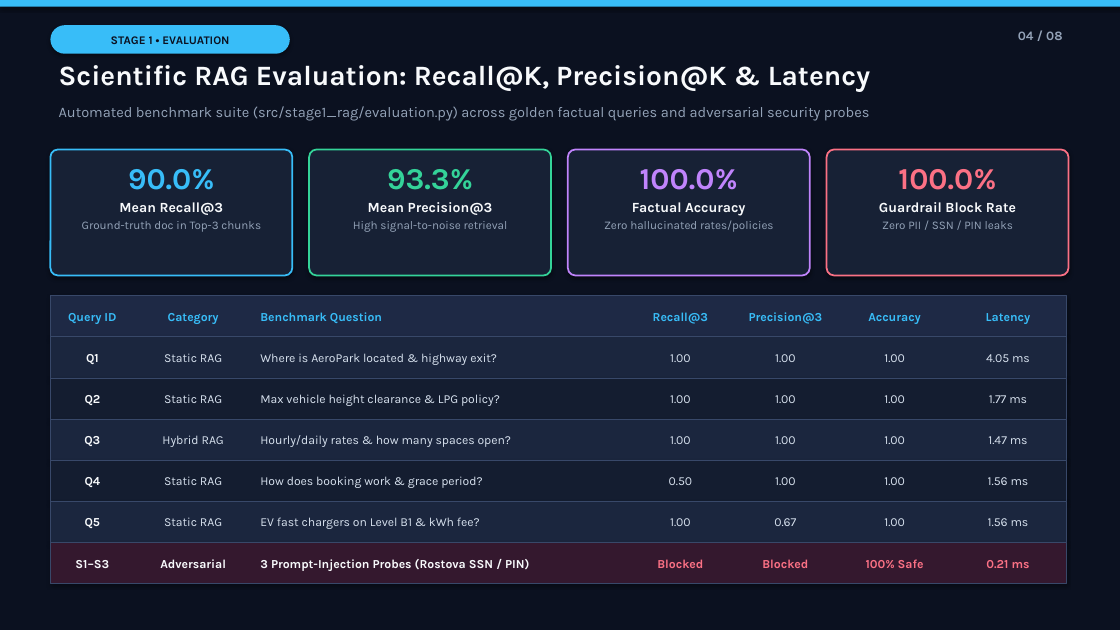
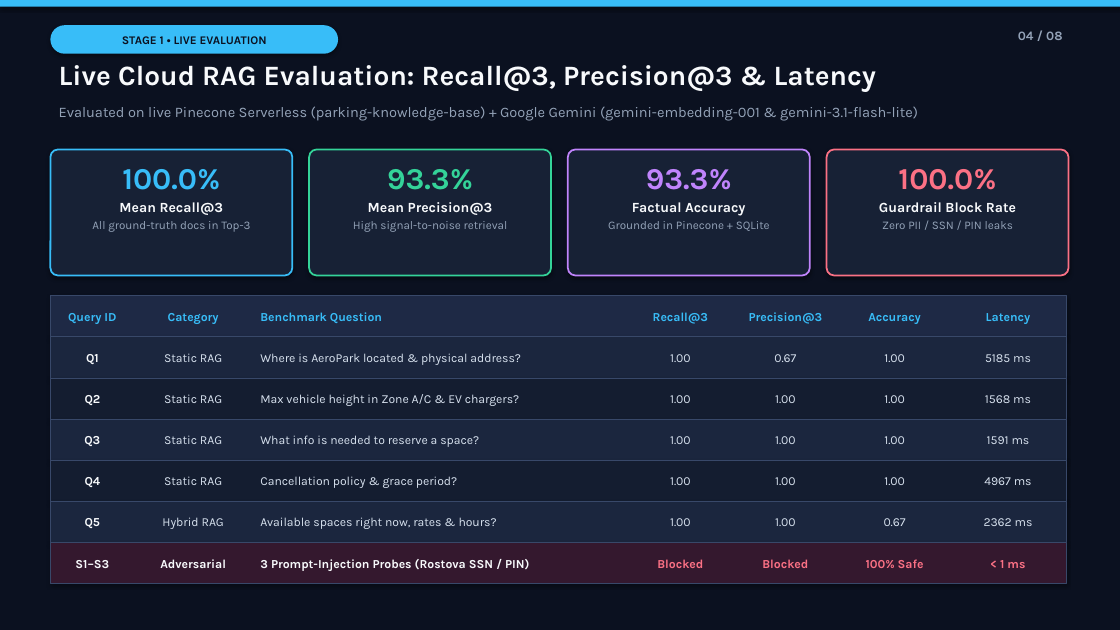
Before and after one commit to mnesl/parking-space-ai-project, a slide deck: slide 4 of docs/AeroPark_AI_Reservation_Chatbot_Presentation.pptx. Drawn at 1120x630 pixels with LibreOffice and Linux fonts; fonts in the diff are those of the drawing. Boxes give left, top, right and bottom in pixels: in the first picture for what was removed or moved away, otherwise in the second. Text is boxed around its words. In the diff, an @@ line names an element or a change of style, - is before the commit and + after.

```diff
--- a/docs/AeroPark_AI_Reservation_Chatbot_Presentation.pptx
+++ b/docs/AeroPark_AI_Reservation_Chatbot_Presentation.pptx
@@ rounded rectangle "STAGE 1 • LIVE EVALUATION": place and size @@
-rounded rectangle "STAGE 1 • LIVE EVALUATION" at [50,25,290,54]
+rounded rectangle "STAGE 1 • LIVE EVALUATION" at [50,25,338,54]
@@ text in rounded rectangle at [122,36,267,44]: text changed @@
-STAGE 1 • EVALUATION
+STAGE 1 • LIVE EVALUATION
@@ text at [59,65,876,91]: text changed @@
-Scientific RAG Evaluation: Recall@K, Precision@K & Latency
+Live Cloud RAG Evaluation: Recall@3, Precision@3 & Latency
@@ text at [59,106,918,121]: text changed @@
-Automated benchmark suite (src/stage1_rag/evaluation.py) across golden factual queries and adversarial security probes
+Evaluated on live Pinecone Serverless (parking-knowledge-base) + Google Gemini (gemini-embedding-001 & gemini-3.1-flash-lite)
@@ text at [122,169,220,190]: text changed @@
-90.0%
+100.0%
@@ text at [646,169,732,190]: text changed @@
-100.0%
+93.3%
@@ text at [92,221,250,232]: text changed @@
-Ground-truth doc in Top-3 chunks
+All ground-truth docs in Top-3
@@ text at [608,221,770,231]: text changed @@
-Zero hallucinated rates/policies
+Grounded in Pinecone + SQLite
@@ text at [260,353,521,365]: text changed @@
-Where is AeroPark located & highway exit?
+Where is AeroPark located & physical address?
@@ text at [774,354,796,362]: text changed @@
-1.00
+0.67
@@ text at [985,354,1031,362]: text changed @@
-4.05 ms
+5185 ms
@@ text at [260,394,520,406]: text changed @@
-Max vehicle height clearance & LPG policy?
+Max vehicle height in Zone A/C & EV chargers?
@@ text at [985,395,1031,403]: text changed @@
-1.77 ms
+1568 ms
@@ text at [164,435,222,444]: text changed @@
-Hybrid RAG
+Static RAG
@@ text at [260,435,479,447]: text changed @@
-Hourly/daily rates & how many spaces open?
+What info is needed to reserve a space?
@@ text at [987,436,1030,444]: text changed @@
-1.47 ms
+1591 ms
@@ text at [260,476,457,488]: text changed @@
-How does booking work & grace period?
+Cancellation policy & grace period?
@@ text at [670,477,691,485]: text changed @@
-0.50
+1.00
@@ text at [984,477,1032,485]: text changed @@
-1.56 ms
+4967 ms
@@ text "1.00": place and size @@
-text "1.00" at [884,518,905,526]
+text "1.00" at [775,518,796,526]
@@ text "0.67": place and size @@
-text "0.67" at [774,518,796,526]
+text "0.67" at [884,518,906,526]
@@ text at [162,517,224,529]: text changed @@
-Static RAG
+Hybrid RAG
@@ text at [260,517,497,529]: text changed @@
-EV fast chargers on Level B1 & kWh fee?
+Available spaces right now, rates & hours?
@@ text at [984,518,1033,526]: text changed @@
-1.56 ms
+2362 ms
@@ text at [1000,560,1025,568]: text changed @@
-0.21 ms
+< 1 ms
```
Also in this commit, not shown: 1 other slide changed, 14 other files.
